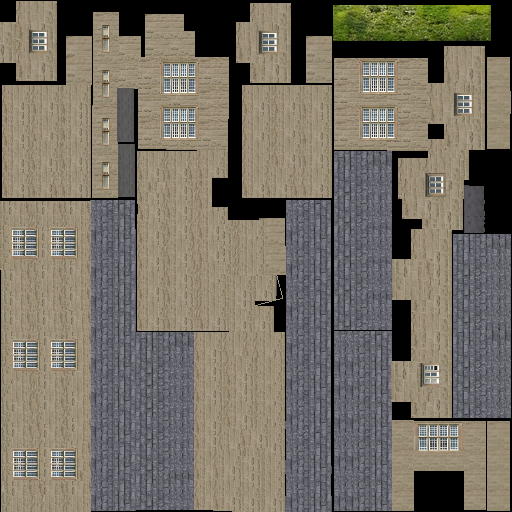
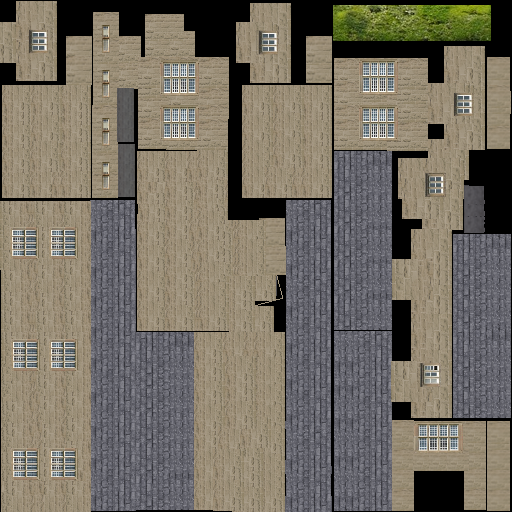
Layers edited between the first and the second 512 x 512 image:
painted on "Layer 3" over 198, 177, 228, 208
